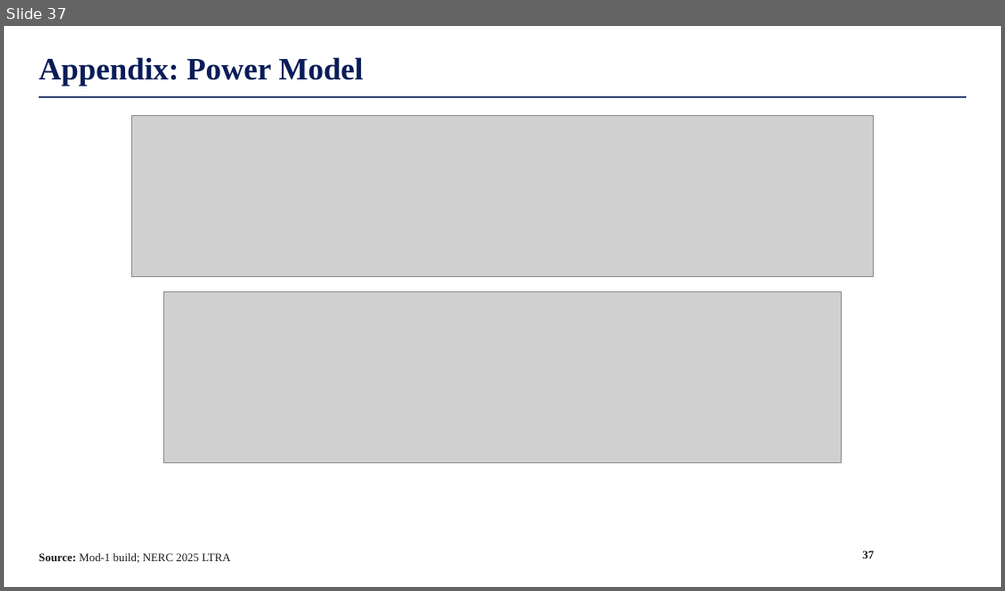
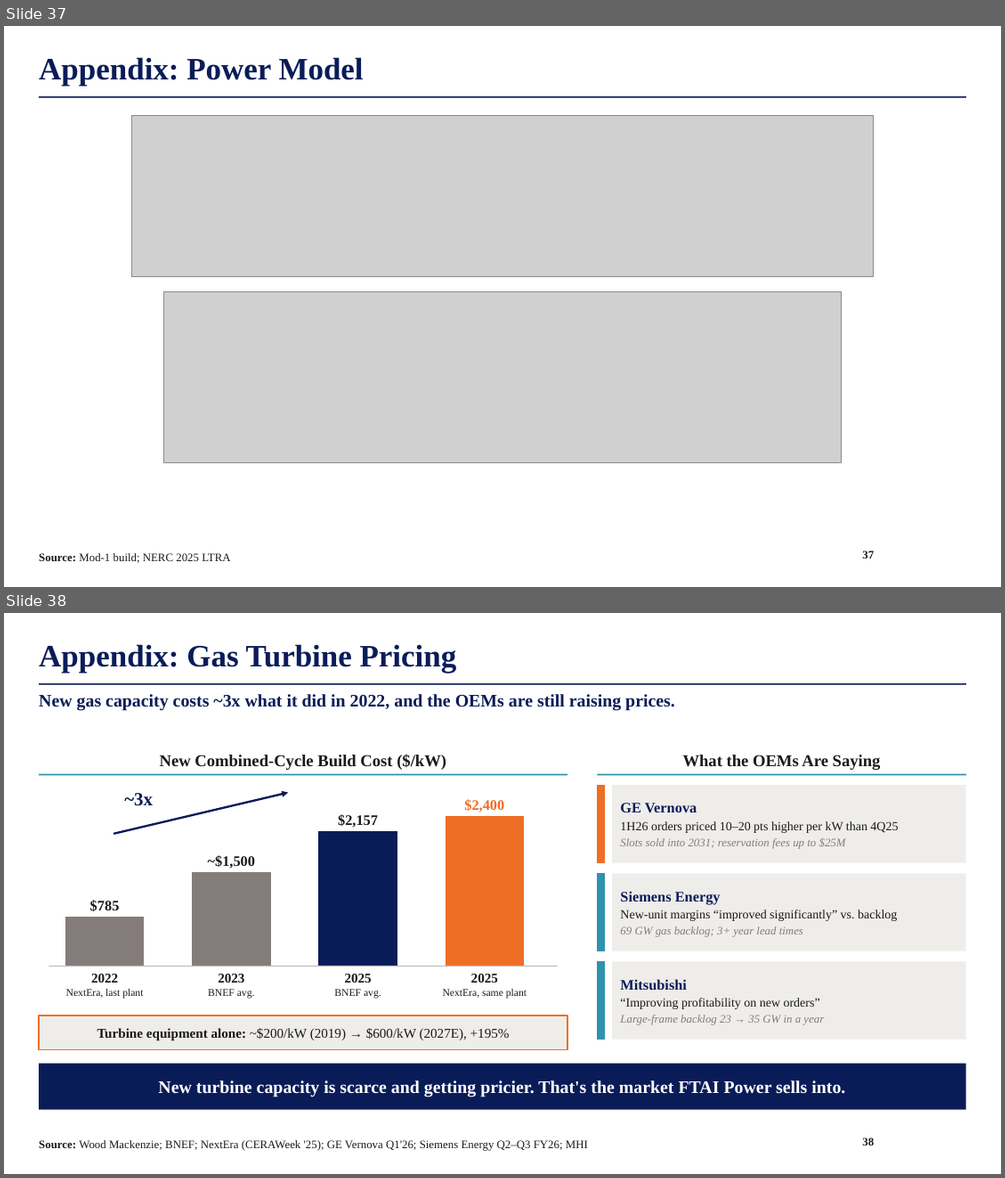
Before and after one commit to maxlsmls-dot/SPOT, a slide deck: deck/FTAI_Long_Pitch.pptx. Shown one above the other, each under a label of ours: slide 37 before the commit, slides 37 and 38 after it. The pictures are 1005x591 and 1005x1178 pixels, drawn with LibreOffice and Linux fonts; fonts in the diff are those of the drawing; grey boxes stand for pictures; background and template pictures are left out. Boxes give left, top, right and bottom in pixels: in the first picture for what was removed or moved away, otherwise in the second. Text is boxed around its words. In the diff, an @@ line names an element or a change of style, - is before the commit and + after.

```diff
--- a/deck/FTAI_Long_Pitch.pptx
+++ b/deck/FTAI_Long_Pitch.pptx
@@ slide 38 added at <box>4,613,1001,1174</box>, background #FFFFFF; not listed: 1 template element that a slide beside it also shows @@
@@ title added at <box>39,644,457,673</box>, 30 pt, text #0A1C58, bold @@
+Appendix: Gas Turbine Pricing
@@ text added at <box>39,694,675,711</box>, 17 pt, text #0A1C58, bold @@
+New gas capacity costs ~3x what it did in 2022, and the OEMs are still raising prices.
@@ text added at <box>160,754,446,770</box>, 16 pt, text #1A1A1A, bold @@
+New Combined-Cycle Build Cost ($/kW)
@@ text added at <box>683,755,881,770</box>, 16 pt, text #1A1A1A, bold @@
+What the OEMs Are Saying
@@ line added from (39, 774) to (567, 774), #2E93AE 1.5 pt @@
@@ arrow added from (114, 834) to (288, 793), #0A1C58 2 pt @@
@@ text added at <box>124,793,153,806</box>, 18 pt, text #0A1C58, bold @@
+~3x
@@ text added at <box>464,799,504,812</box>, 14 pt, text #EE6E25, bold @@
+$2,400
@@ line added from (597, 774) to (966, 774), #2E93AE 1.5 pt @@
@@ rectangle added at <box>597,785,604,863</box>, fill #EE6E25, outline #EE6E25 1 pt @@
@@ rectangle added at <box>612,785,966,863</box>, fill #EFEDEA, 12 pt, text #1A1A1A @@
+GE Vernova
+1H26 orders priced 10–20 pts higher per kW than 4Q25
+Slots sold into 2031; reservation fees up to $25M
@@ text added at <box>338,814,378,827</box>, 14 pt, text #1A1A1A, bold @@
+$2,157
@@ rectangle added at <box>446,817,524,966</box>, fill #EE6E25, outline #EE6E25 1 pt @@
@@ rectangle added at <box>319,831,396,966</box>, fill #0A1C58, outline #0A1C58 1 pt @@
@@ rectangle added at <box>193,873,270,966</box>, fill #847C7A, outline #847C7A 1 pt @@
@@ text added at <box>208,855,255,868</box>, 14 pt, text #1A1A1A, bold @@
+~$1,500
@@ rectangle added at <box>597,873,604,951</box>, fill #2E93AE, outline #2E93AE 1 pt @@
@@ rectangle added at <box>612,873,966,951</box>, fill #EFEDEA, 12 pt, text #1A1A1A @@
+Siemens Energy
+New-unit margins “improved significantly” vs. backlog
+69 GW gas backlog; 3+ year lead times
@@ text added at <box>90,900,120,912</box>, 14 pt, text #1A1A1A, bold @@
+$785
@@ rectangle added at <box>66,917,144,966</box>, fill #847C7A, outline #847C7A 1 pt @@
@@ line added from (48, 966) to (558, 966), #BFBFBF 1 pt @@
@@ text added at <box>66,973,143,998</box>, 10 pt, text #1A1A1A @@
+2022
+NextEra, last plant
@@ text added at <box>208,973,255,998</box>, 10 pt, text #1A1A1A @@
+2023
+BNEF avg.
@@ text added at <box>334,973,381,998</box>, 10 pt, text #1A1A1A @@
+2025
+BNEF avg.
@@ text added at <box>443,973,526,998</box>, 10 pt, text #1A1A1A @@
+2025
+NextEra, same plant
@@ rectangle added at <box>597,962,604,1039</box>, fill #2E93AE, outline #2E93AE 1 pt @@
@@ rectangle added at <box>612,962,966,1039</box>, fill #EFEDEA, 12 pt, text #1A1A1A @@
+Mitsubishi
+“Improving profitability on new orders”
+Large-frame backlog 23 → 35 GW in a year
@@ rectangle added at <box>39,1015,568,1050</box>, fill #EFEDEA, outline #EE6E25 1.5 pt, 13 pt, text #1A1A1A @@
+Turbine equipment alone: ~$200/kW (2019) → $600/kW (2027E), +195%
@@ rectangle added at <box>39,1063,966,1110</box>, fill #0A1C58, 17 pt, text #FFFFFF, bold @@
+New turbine capacity is scarce and getting pricier. That's the market FTAI Power sells into.
@@ text added at <box>39,1140,588,1151</box>, 11 pt, text #1A1A1A @@
+Source: Wood Mackenzie; BNEF; NextEra (CERAWeek '25); GE Vernova Q1'26; Siemens Energy Q2–Q3 FY26; MHI
@@ page number added at <box>862,1137,874,1145</box>, 11 pt, text #1A1A1A, bold @@
+38
```
Also in this commit, not shown: 1 other file.
